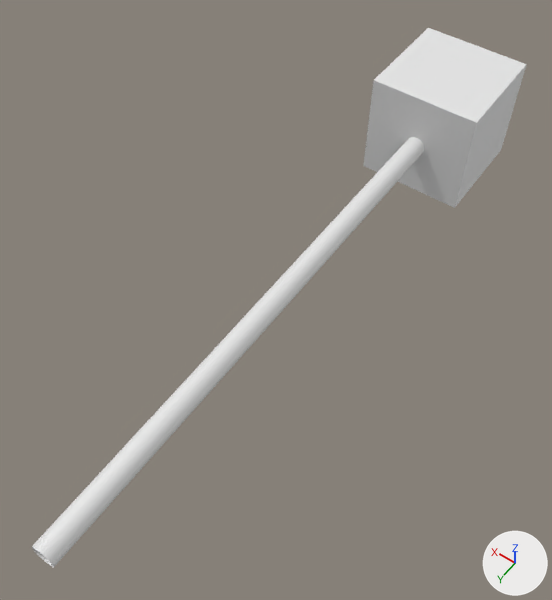
One commit to the OBJ model app/models/scale_z.obj: the scene before it, then after it.
The view is the same before and after, from a 50 mm lens placed at (-0.547, 0.132, 1.202), pointed at (0.017, -0.657, -0.038). Every picture has the same lights, and +X, +Y and +Z are marked at lower right. Where no turn or scale is listed for an object, it has been applied to the vertices.

Objects in the first picture: 'scale_z'.
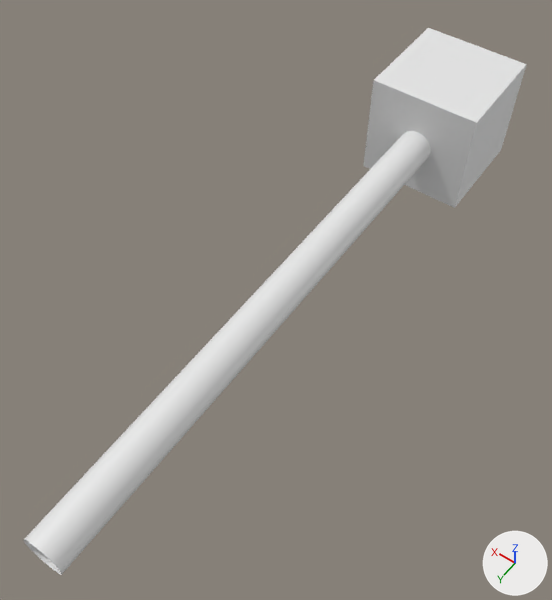
Location of each change, [x1, y1, x2, y2] in pixels of the pictures (552 x 600 px; the box of a moved part takes in the faces that stretch with it):
'scale_z', reshaped
    before: [31, 28, 527, 567]
    after: [23, 28, 527, 575]
part 1 of me_scale_z, moved or reshaped
    before: [31, 137, 424, 567]
    after: [23, 131, 431, 575]

What the commit changed:
me_scale_z has 72 vertices, 38 faces and spans x -0.13..0.13, y -1.46..0.0, z -0.13..0.13.
me_scale_z is used by ob_scale_z; location (0.0, 0.0, 0.0).
me_scale_z part 1: the loose piece of 64 vertices spanning x -0.024..0.024, y -1.2..0.0, z -0.024..0.024 is scaled about its middle by (1.7, 1, 1.7).
